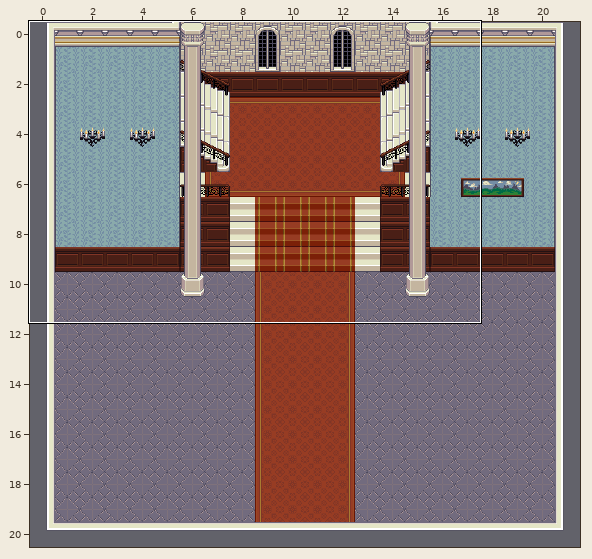
Two states of a Tiled map (JSON), Game/assets/map/dance_hall.json. The first picture is a wide view before the edit; the outline marks the close-up.
Close-up. First the earlier version:
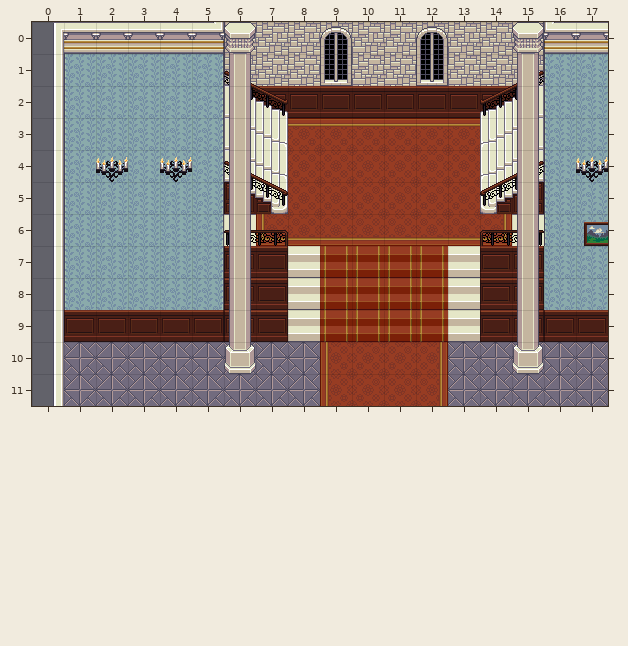
Cells are 32x32 px. Shown: x 0..17, y 0..11. The commit also changed other parts of the map, which this record leaves out.
Once edited:
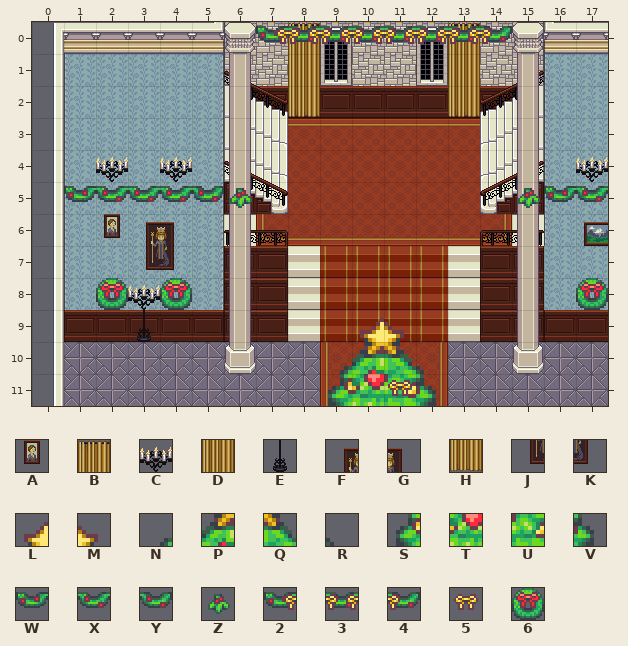
Key: from "castle": A 102, B 112, C 114, D 120, E 122, F 126, G 127, H 128, J 134, K 135; from "christmastiles_1x2": L 2, M 3, N 11, P 12, Q 13, R 14, S 21, T 22, U 23, V 24; from "christmastiles_more_1": W 0, X 1, Y 2, Z 3, 2 4, 3 5, 4 6, 5 7, 6 9.
_ is an empty cell.
Tiles of an added or newly shown layer are drawn over the layers below it.
Edits made:
Layer "under":
The edit adds tile 6 in row 8 at x 2, 4 and 17.
The edit adds tile A in row 6 at x 2.
The edit adds tile F in row 6 at x 3.
The edit adds tile G in row 6 at x 4.
The edit adds tile J in row 7 at x 3.
The edit adds tile K in row 7 at x 4.
Layer "same" (added):
The edit adds tile B in row 0 at x 8 and 13.
The edit adds tile D in row 1 at x 8 and 13.
The edit adds tile H in row 2 at x 8 and 13.
Layer "collidables_same" (added):
The edit adds tile C in row 8 at x 3.
The edit adds tile E in row 9 at x 3.
Layer "above":
The edit adds tile 2 in row 0 at x 7.
The edit adds tile 3 in row 0 at x 8 to 13.
The edit adds tile 4 in row 0 at x 14.
The edit adds tile L in row 9 at x 10.
The edit adds tile M in row 9 at x 11.
The edit adds tile N in row 10 at x 9.
The edit adds tile P in row 10 at x 10.
The edit adds tile Q in row 10 at x 11.
The edit adds tile R in row 10 at x 12.
The edit adds tile S in row 11 at x 9.
The edit adds tile T in row 11 at x 10.
The edit adds tile U in row 11 at x 11.
The edit adds tile V in row 11 at x 12.
The edit adds tile W in row 5 at x 1 and 16.
The edit adds tile X in row 5 at x 2 to 4 and 17.
The edit adds tile Y in row 5 at x 5.
Layer "above2":
The edit adds tile 5 in row 11 at x 11.
Layer "above3" (added):
The edit adds tile Z in row 5 at x 6 and 15.
